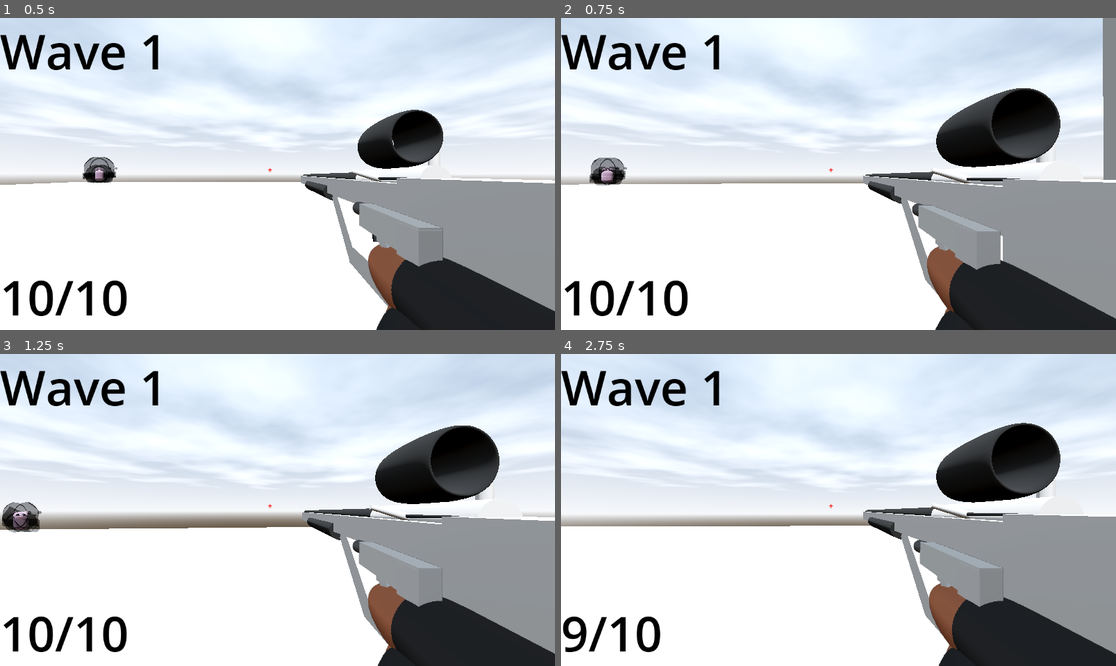
Above: before the commit, frames 1-4 (two rows, left to right).
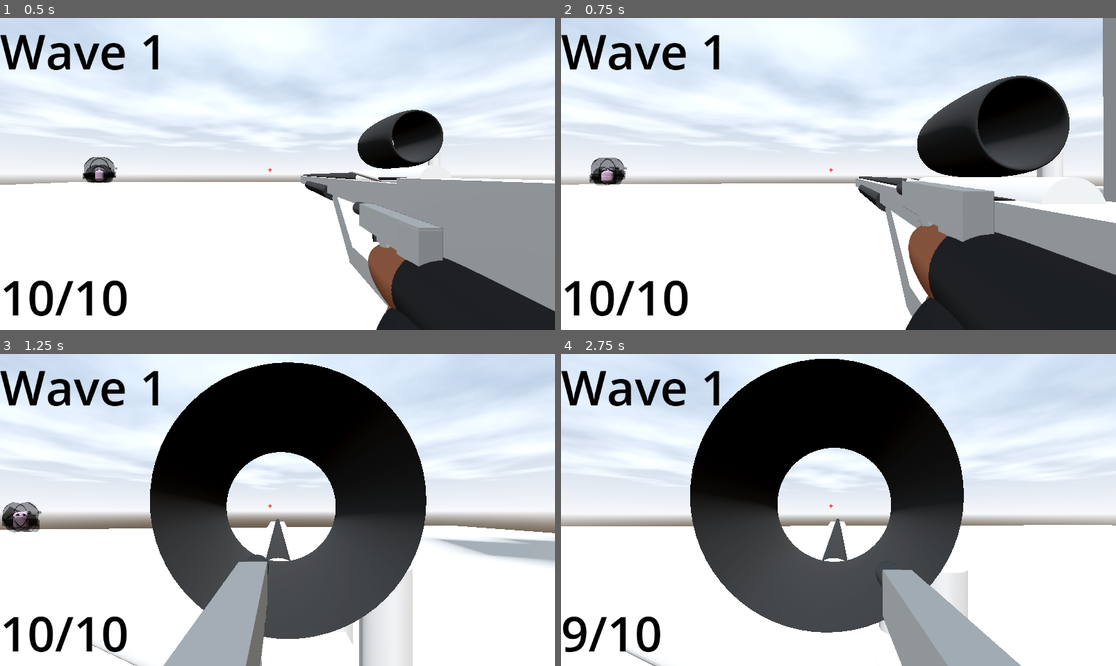
Above: after the commit, the same moments.

Repository: DylanFrenzy/The-Trials-and-Tribulations-of-Tim-Cheese
Game: Godot game, scene res://scenes/main.tscn
Two runs of this game, one before a commit and one after it. Both use one fixed random seed, a clock stepped at 60 frames per second and the inputs below.
Inputs (mouse positions are in pixels of both pictures, inside the frame that each line leads up to):
- Up to frame 1 (0.5 s): no input
- Up to frame 2 (0.75 s): move the mouse to (866, 174) at 0.52 s; hold W (move_forward) from 0.53 s (still down); hold Right mouse button (zoom) from 0.53 s (still down)
- Up to frame 3 (1.25 s): keep holding W (move_forward); keep holding Right mouse button (zoom); tap Space (jump) at 0.77 s
- Up to frame 4 (2.75 s): keep holding W (move_forward); move the mouse to (810, 510) at 1.27 s; release Right mouse button (zoom) at 1.28 s; click (810, 510) at 1.35 s; tap Space (jump) at 1.52 s; right-click (810, 510) at 1.55 s; move the mouse to (849, 503) at 2.02 s; hold Right mouse button (zoom) from 2.03 s (still down)

Frame 1 is identical in both runs. In frame 2, 13% of the frame differs, in the area x 53-100%, y 18-100%; in frame 3, 48%; in frame 4, 49%, in the area x 11-100%, y 1-100%.

Commit message:
rmb sniper zoom

Diff:
--- a/3d-project/assets/John_Pork.tscn
+++ b/3d-project/assets/John_Pork.tscn
@@ -291,6 +291,7 @@
 [sub_resource type="Animation" id="Animation_sd2yd"]
 resource_name = "damage_taken"
 length = 0.5
+capture_included = true
 
 [sub_resource type="AnimationLibrary" id="AnimationLibrary_d35v5"]
 _data = {
--- a/3d-project/scenes/gun_cam.tscn
+++ b/3d-project/scenes/gun_cam.tscn
@@ -486,6 +486,34 @@
 "values": [Vector3(1.26773, -2.90135, 0.906536), Vector3(0.240818, -2.4906, 1.33257), Vector3(1.26773, -2.90135, 0.906536)]
 }
 
+[sub_resource type="Animation" id="Animation_dg5pf"]
+resource_name = "Zoom"
+length = 0.7
+tracks/0/type = "value"
+tracks/0/imported = false
+tracks/0/enabled = true
+tracks/0/path = NodePath("../../Sniper Rifle:position")
+tracks/0/interp = 1
+tracks/0/loop_wrap = true
+tracks/0/keys = {
+"times": PackedFloat32Array(0, 0.7),
+"transitions": PackedFloat32Array(1, 0.233259),
+"update": 0,
+"values": [Vector3(0, -0.0404978, -0.212393), Vector3(-0.228783, -0.0990999, 0.0263968)]
+}
+tracks/1/type = "value"
+tracks/1/imported = false
+tracks/1/enabled = true
+tracks/1/path = NodePath("..:position")
+tracks/1/interp = 1
+tracks/1/loop_wrap = true
+tracks/1/keys = {
+"times": PackedFloat32Array(0, 0.7),
+"transitions": PackedFloat32Array(1, 0.233259),
+"update": 0,
+"values": [Vector3(0.204037, -0.0969836, -0.170399), Vector3(-0.0247458, -0.155586, 0.0683906)]
+}
+
 [sub_resource type="Animation" id="Animation_ktk0j"]
 resource_name = "pull_up"
 length = 0.79
@@ -614,34 +642,6 @@
 "values": [true]
 }
 
-[sub_resource type="Animation" id="Animation_dg5pf"]
-resource_name = "Zoom"
-length = 0.7
-tracks/0/type = "value"
-tracks/0/imported = false
-tracks/0/enabled = true
-tracks/0/path = NodePath("../../Sniper Rifle:position")
-tracks/0/interp = 1
-tracks/0/loop_wrap = true
-tracks/0/keys = {
-"times": PackedFloat32Array(0, 0.7),
-"transitions": PackedFloat32Array(1, 0.233259),
-"update": 0,
-"values": [Vector3(0, -0.0404978, -0.212393), Vector3(-0.228783, -0.0990999, 0.0263968)]
-}
-tracks/1/type = "value"
-tracks/1/imported = false
-tracks/1/enabled = true
-tracks/1/path = NodePath("..:position")
-tracks/1/interp = 1
-tracks/1/loop_wrap = true
-tracks/1/keys = {
-"times": PackedFloat32Array(0, 0.7),
-"transitions": PackedFloat32Array(1, 0.233259),
-"update": 0,
-"values": [Vector3(0.204037, -0.0969836, -0.170399), Vector3(-0.0247458, -0.155586, 0.0683906)]
-}
-
 [sub_resource type="AnimationLibrary" id="AnimationLibrary_mk8an"]
 _data = {
 &"Fire": SubResource("Animation_tf6ll"),
--- a/3d-project/scenes/main.tscn
+++ b/3d-project/scenes/main.tscn
@@ -232,4 +232,4 @@
 curve = SubResource("Curve3D_tefeu")
 
 [node name="PathFollow3D" type="PathFollow3D" parent="EnemySpawnPath"]
-transform = Transform3D(-0.00439085, -0.0193575, -0.999798, 0, 0.9998, -0.0193579, 0.999987, -8.49971e-05, -0.00439002, -31.3552, 2.58811, -32.5769)
+transform = Transform3D(-0.00439085, -0.0193575, -0.999798, 0, 0.9998, -0.0193578, 0.999987, -8.49971e-05, -0.00439002, -31.3552, 2.58811, -32.5769)
--- a/3d-project/scripts/character_body_3d.gd
+++ b/3d-project/scripts/character_body_3d.gd
@@ -7,8 +7,10 @@
 
 @onready var camera := $Camera3D
 @onready var GunCam = $Camera3D/SubViewportContainer/SubViewport/GunCam
+@onready var AnimationPlayer2 = GunCam.get_node("Pistol2/AnimationPlayer2")
 
 var gravity = ProjectSettings.get_setting("physics/3d/default_gravity")
+var zoomed = false
 
 func _ready():
 	Input.set_mouse_mode(Input.MOUSE_MODE_CAPTURED)
@@ -20,6 +22,18 @@
 		camera.rotate_x(deg_to_rad(-event.relative.y * mouse_sensitivity))
 		camera.rotation.x = clamp(camera.rotation.x, deg_to_rad(-90), deg_to_rad(90))
 		GunCam.sway(Vector2(event.relative.x, event.relative.y))
+
+	if event.is_action_pressed("zoom"):
+		Zoom()
+	if event.is_action_released("zoom"):
+		Zoom()
+
+func Zoom():
+	if !zoomed:
+		AnimationPlayer2.play("Zoom")
+	else: AnimationPlayer2.play_backwards("Zoom")
+
+	zoomed = !zoomed
 
 func _physics_process(delta):
 	GunCam.global_transform = camera.global_transform
Not shown: 1 places in 3d-project/scenes/gun_cam.tscn that only renumber resources
Not shown: 1 places in 3d-project/scenes/main.tscn that only renumber resources
